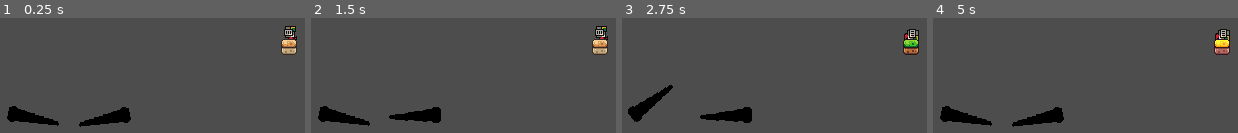
Above: before the commit, frames 1-4 (left to right).
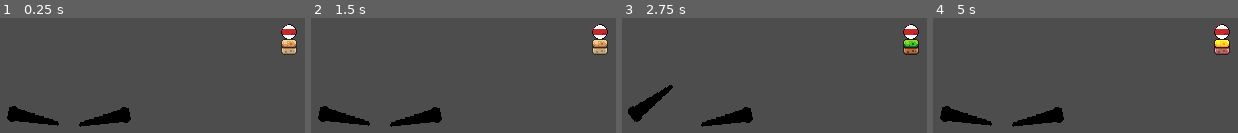
Above: after the commit, the same moments.

Repository: nathanielhogan/Pinball
Game: Godot game, scene res://scenes/game.tscn
Two runs of this game, one before a commit and one after it. Both use one fixed random seed, a clock stepped at 60 frames per second and the inputs below.
Inputs (mouse positions are in pixels of both pictures, inside the frame that each line leads up to):
- Up to frame 1 (0.25 s): no input
- Up to frame 2 (1.5 s): tap Enter (ui_accept) at 0.5, 0.77, 1.25 s; move the mouse to (outside the picture) at 0.52 s; hold Right (ui_right) 0.53-1.25 s; tap Space (Press) at 0.6 s; click (outside the picture) at 0.67 s; drag from (outside the picture) to (outside the picture) at 1.27 s
- Up to frame 3 (2.75 s): move the mouse to (outside the picture) at 2.02 s; hold Left (ui_left) from 2.03 s (still down); tap Space (Press) at 2.1 s
- Up to frame 4 (5 s): release Left (ui_left) at 2.75 s; tap R (Reset) at 2.75, 4.25 s; drag from (outside the picture) to (outside the picture) at 2.77 s; tap Enter (ui_accept) at 3.5, 3.77 s; move the mouse to (outside the picture) at 3.52 s; hold Right (ui_right) 3.53-4.25 s; tap Space (Press) at 3.6 s; drag from (outside the picture) to (outside the picture) at 4.27 s

The runs differ from the first frame. In frame 1, 0.5% of the frame differs, in the area x 92-98%, y 5-20%; in frame 2, 1.4%; in frame 3, 1.4%, in the area x 25-98%, y 5-95%; in frame 4, 0.6%.

Commit message:
fixed the flippers and renamed everything

Diff:
--- a/scenes/baller.tscn
+++ b/scenes/baller.tscn
@@ -1,41 +1,16 @@
 [gd_scene format=3 uid="uid://d3gyjgy056oqt"]
 
-[ext_resource type="Texture2D" uid="uid://cslexjnjvt8ci" path="res://assets/sprites/knight.png" id="1_7l4ne"]
 [ext_resource type="Script" uid="uid://dxwahn0dioj61" path="res://scripts/baller.gd" id="1_l1hdp"]
+[ext_resource type="Texture2D" uid="uid://cl51kvt8uhryu" path="res://assets/sprites/pinball.png" id="2_l1hdp"]
 
 [sub_resource type="PhysicsMaterial" id="PhysicsMaterial_l1hdp"]
 bounce = 0.7
-
-[sub_resource type="AtlasTexture" id="AtlasTexture_l1hdp"]
-atlas = ExtResource("1_7l4ne")
-region = Rect2(64, 160, 32, 32)
-
-[sub_resource type="AtlasTexture" id="AtlasTexture_pobjy"]
-atlas = ExtResource("1_7l4ne")
-region = Rect2(96, 160, 32, 32)
-
-[sub_resource type="AtlasTexture" id="AtlasTexture_cnssb"]
-atlas = ExtResource("1_7l4ne")
-region = Rect2(128, 160, 32, 32)
-
-[sub_resource type="AtlasTexture" id="AtlasTexture_ps1dt"]
-atlas = ExtResource("1_7l4ne")
-region = Rect2(160, 160, 32, 32)
 
 [sub_resource type="SpriteFrames" id="SpriteFrames_ke0wg"]
 animations = [{
 "frames": [{
 "duration": 1.0,
-"texture": SubResource("AtlasTexture_l1hdp")
-}, {
-"duration": 1.0,
-"texture": SubResource("AtlasTexture_pobjy")
-}, {
-"duration": 1.0,
-"texture": SubResource("AtlasTexture_cnssb")
-}, {
-"duration": 1.0,
-"texture": SubResource("AtlasTexture_ps1dt")
+"texture": ExtResource("2_l1hdp")
 }],
 "loop": 1,
 "name": &"default",
@@ -43,14 +18,13 @@
 }]
 
 [sub_resource type="CircleShape2D" id="CircleShape2D_ke0wg"]
-radius = 5.0
+radius = 7.0
 
 [node name="Baller" type="RigidBody2D" unique_id=616429539]
 physics_material_override = SubResource("PhysicsMaterial_l1hdp")
 script = ExtResource("1_l1hdp")
 
 [node name="AnimatedSprite2D" type="AnimatedSprite2D" parent="." unique_id=501771973]
-position = Vector2(0, -6)
 sprite_frames = SubResource("SpriteFrames_ke0wg")
 autoplay = "default"
 
--- a/scenes/bumpers.tscn
+++ b/scenes/flippers.tscn
@@ -1,6 +1,6 @@
 [gd_scene format=3 uid="uid://0ui7cqb7p84e"]
 
-[ext_resource type="Script" uid="uid://d304bsmqggr5l" path="res://scripts/bumpers.gd" id="1_m0d12"]
+[ext_resource type="Script" uid="uid://d304bsmqggr5l" path="res://scripts/flippers.gd" id="1_m0d12"]
 [ext_resource type="Texture2D" uid="uid://dqysc4hw8twb7" path="res://assets/sprites/bumper.png" id="2_pdjm1"]
 
 [sub_resource type="RectangleShape2D" id="RectangleShape2D_dmdxh"]
@@ -9,34 +9,34 @@
 [sub_resource type="RectangleShape2D" id="RectangleShape2D_ke0wg"]
 size = Vector2(51.194466, 8.86474)
 
-[node name="Bumpers" type="CharacterBody2D" unique_id=715676518]
+[node name="Flippers" type="CharacterBody2D" unique_id=715676518]
 script = ExtResource("1_m0d12")
 
-[node name="LeftBumper" type="CharacterBody2D" parent="." unique_id=647044643]
+[node name="LeftFlipper" type="CharacterBody2D" parent="." unique_id=647044643]
 position = Vector2(-42, 9)
 rotation = 0.20943952
 metadata/_edit_group_ = true
 
-[node name="Sprite2D" type="Sprite2D" parent="LeftBumper" unique_id=1333969227]
+[node name="Sprite2D" type="Sprite2D" parent="LeftFlipper" unique_id=1333969227]
 position = Vector2(22, -18)
 texture = ExtResource("2_pdjm1")
 
-[node name="CollisionShape2D" type="CollisionShape2D" parent="LeftBumper" unique_id=1124071658]
+[node name="CollisionShape2D" type="CollisionShape2D" parent="LeftFlipper" unique_id=1124071658]
 position = Vector2(20.999985, 2.4076347)
 scale = Vector2(0.9999997, 0.9999997)
 shape = SubResource("RectangleShape2D_dmdxh")
 
-[node name="RightBumper" type="CharacterBody2D" parent="." unique_id=1054518963]
+[node name="RightFlipper" type="CharacterBody2D" parent="." unique_id=1054518963]
 position = Vector2(70, 10.000003)
 rotation = -0.20943952
 metadata/_edit_group_ = true
 
-[node name="Sprite2D" type="Sprite2D" parent="RightBumper" unique_id=309228128]
+[node name="Sprite2D" type="Sprite2D" parent="RightFlipper" unique_id=309228128]
 position = Vector2(-22, 18)
 scale = Vector2(-1, -1)
 texture = ExtResource("2_pdjm1")
 
-[node name="CollisionShape2D" type="CollisionShape2D" parent="RightBumper" unique_id=1954892556]
+[node name="CollisionShape2D" type="CollisionShape2D" parent="RightFlipper" unique_id=1954892556]
 position = Vector2(-21.122265, 3.0006657)
 scale = Vector2(0.9999995, 0.9999995)
 shape = SubResource("RectangleShape2D_ke0wg")
--- a/scenes/game.tscn
+++ b/scenes/game.tscn
@@ -2,7 +2,7 @@
 
 [ext_resource type="Script" uid="uid://cu2xvj31cb2sl" path="res://scripts/game.gd" id="1_lnu2h"]
 [ext_resource type="PackedScene" uid="uid://d3gyjgy056oqt" path="res://scenes/baller.tscn" id="1_uwrxv"]
-[ext_resource type="PackedScene" uid="uid://0ui7cqb7p84e" path="res://scenes/bumpers.tscn" id="2_yqjtg"]
+[ext_resource type="PackedScene" uid="uid://0ui7cqb7p84e" path="res://scenes/flippers.tscn" id="2_yqjtg"]
 [ext_resource type="PackedScene" uid="uid://eo18i03tdb24" path="res://scenes/spring.tscn" id="4_lbhrr"]
 
 [sub_resource type="WorldBoundaryShape2D" id="WorldBoundaryShape2D_dr77u"]
@@ -15,7 +15,7 @@
 script = ExtResource("1_lnu2h")
 
 [node name="Baller" parent="." unique_id=616429539 instance=ExtResource("1_uwrxv")]
-position = Vector2(441, 587)
+position = Vector2(440, 585)
 
 [node name="Walls" type="Node" parent="." unique_id=1916382964]
 
@@ -46,7 +46,7 @@
 rotation = -2.3561945
 shape = SubResource("WorldBoundaryShape2D_ke0wg")
 
-[node name="Bumpers" parent="." unique_id=715676518 instance=ExtResource("2_yqjtg")]
+[node name="Flippers" parent="." unique_id=715676518 instance=ExtResource("2_yqjtg")]
 position = Vector2(206, 658)
 
 [node name="Spring" parent="." unique_id=1284311169 instance=ExtResource("4_lbhrr")]
--- a/scripts/bumpers.gd
+++ b/scripts/flippers.gd
@@ -1,24 +1,27 @@
 extends CharacterBody2D
 @onready var sprite = $Sprite2D
-@onready var leftbumper = get_node("LeftBumper")
-@onready var rightbumper = get_node("RightBumper")
+@onready var leftflipper = get_node("LeftFlipper")
+@onready var rightflipper = get_node("RightFlipper")
 @export var turnspeed = 40
+
 @export var target_angle_left = deg_to_rad(-37)
 @export var target_angle_right = deg_to_rad(37)
 @export var angle_offset_amount = 37
 
-@export var starting_angle_left = deg_to_rad(angle_offset_amount)
-@export var starting_angle_right = deg_to_rad(-angle_offset_amount)
+var start_angle = deg_to_rad(12)
+
+#@export var starting_angle_left = deg_to_rad(angle_offset_amount)
+#@export var starting_angle_right = deg_to_rad(-angle_offset_amount)
 
 
-######################## DOESNT WORK, IT TPS THE FLIPPERS TOO HIGH AFTER IT
-####################CONES BACK
 
 
 
 
 func _ready() -> void:
-	pass
+	leftflipper.rotation = start_angle
+	rightflipper.rotation = -start_angle
+
 
 # play animation
 func _physics_process(delta: float) -> void:
@@ -32,13 +35,15 @@
 			#leftbumper.rotation_degrees += 15
 			#rightbumper.rotation_degrees += -15
 
-		leftbumper.rotation = lerp_angle(leftbumper.rotation, target_angle_left, weight) #lerp from starting rotation to target
+		leftflipper.rotation = lerp_angle(leftflipper.rotation, target_angle_left, weight) #lerp from starting rotation to target
 	if(Input.is_action_just_released("ui_left")): #when left arrow released move back to starting position
-		leftbumper.rotation = leftbumper.rotation - angle_offset_amount
+		leftflipper.rotation = start_angle
+		#leftflipper.rotation = leftflipper.rotation - angle_offset_amount
 	if Input.is_action_pressed("ui_right"):
-		rightbumper.rotation = lerp_angle(rightbumper.rotation, target_angle_right, weight)
+		rightflipper.rotation = lerp_angle(rightflipper.rotation, target_angle_right, weight)
 	if(Input.is_action_just_released("ui_right")):
-		rightbumper.rotation = rightbumper.rotation + angle_offset_amount
+		rightflipper.rotation = -start_angle
+		#rightflipper.rotation = rightflipper.rotation + angle_offset_amount
 
 	#if Input.is_action_just_released("Press"):
 		##while(leftbumper.rotation != starting_angle_left):
Not shown, added: assets/sprites/pinball.png.import
Renamed: scripts/bumpers.gd.uid -> scripts/flippers.gd.uid
